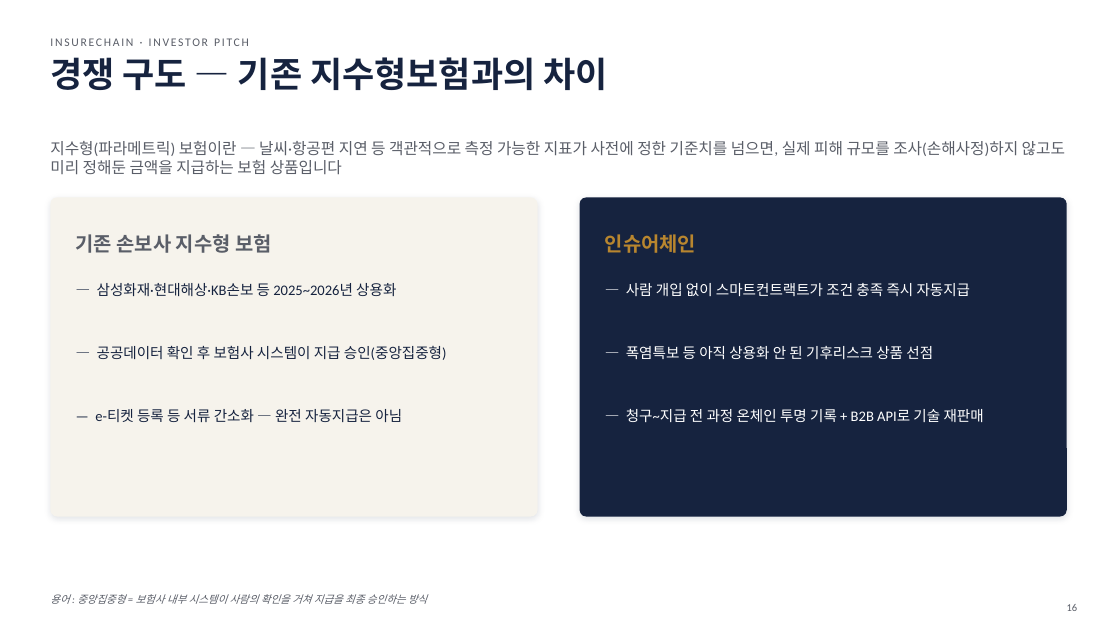
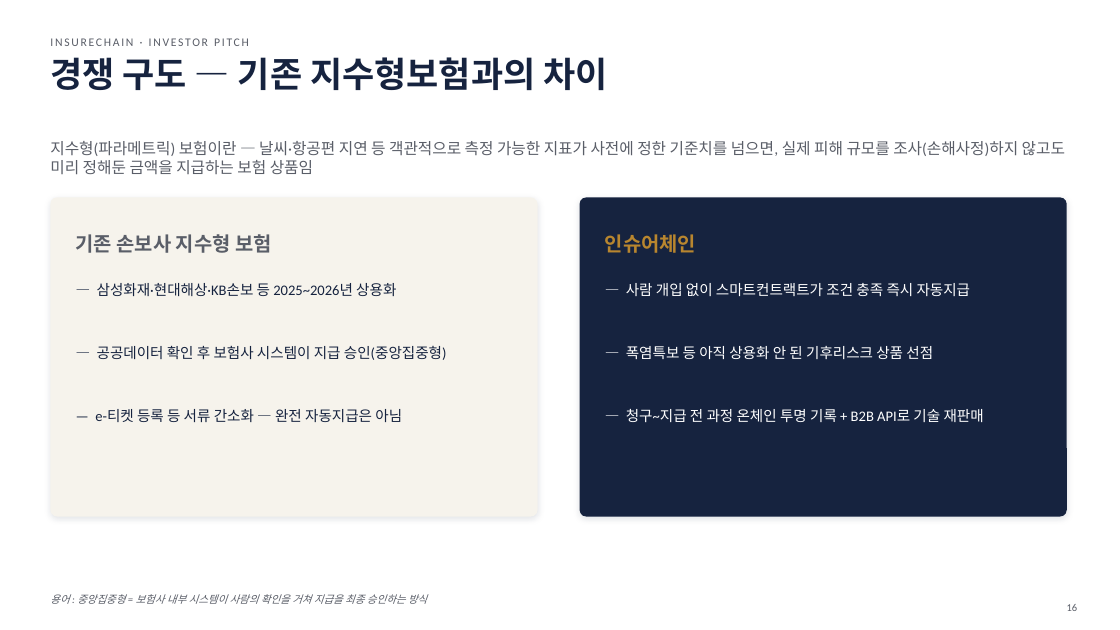
Before and after one commit to leeyonsei78/capstone_project_alpha, a slide deck: slide 16 of 인슈어체인_투자피칭_발표자료.pptx. Drawn at 1120x630 pixels with LibreOffice and Linux fonts; fonts in the diff are those of the drawing. Boxes give left, top, right and bottom in pixels: in the first picture for what was removed or moved away, otherwise in the second. Text is boxed around its words. In the diff, an @@ line names an element or a change of style, - is before the commit and + after.

```diff
--- a/인슈어체인_투자피칭_발표자료.pptx
+++ b/인슈어체인_투자피칭_발표자료.pptx
@@ text at bbox=[50, 141, 1065, 175]: text changed @@
-지수형(파라메트릭) 보험이란 — 날씨·항공편 지연 등 객관적으로 측정 가능한 지표가 사전에 정한 기준치를 넘으면, 실제 피해 규모를 조사(손해사정)하지 않고도 미리 정해둔 금액을 지급하는 보험 상품입니다
+지수형(파라메트릭) 보험이란 — 날씨·항공편 지연 등 객관적으로 측정 가능한 지표가 사전에 정한 기준치를 넘으면, 실제 피해 규모를 조사(손해사정)하지 않고도 미리 정해둔 금액을 지급하는 보험 상품임
```
Also in this commit, not shown: 19 other slides changed, 1 other file.
